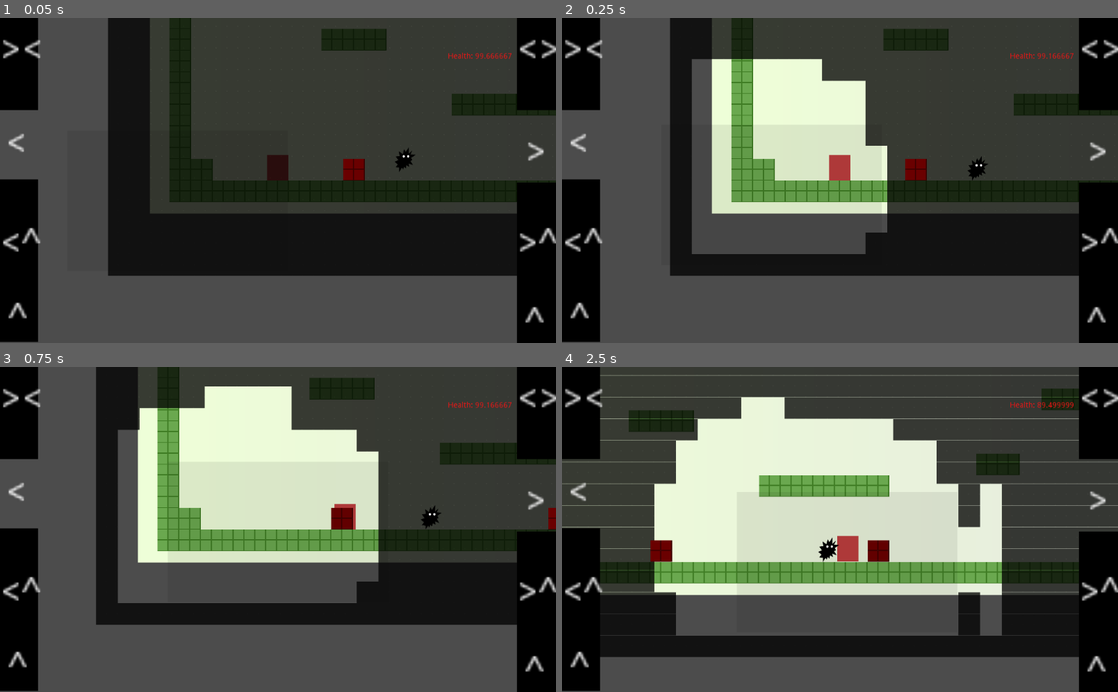
Above: before the commit, frames 1-4 (two rows, left to right).
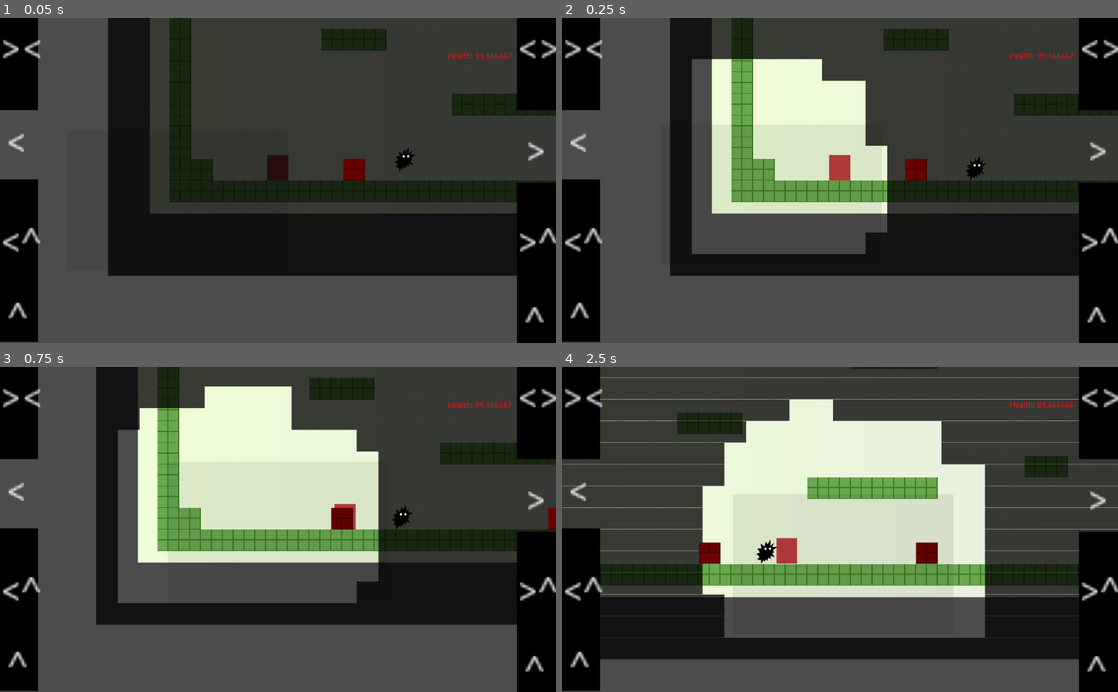
Above: after the commit, the same moments.

Repository: glitchcore/comfort
Game: Godot game, scene res://Scenes/BaseLevel.tscn
Two runs of this game, one before a commit and one after it. Both use one fixed random seed, a clock stepped at 60 frames per second and the inputs below.
Inputs:
- Up to frame 1 (0.05 s): no input
- Up to frame 2 (0.25 s): no input
- Up to frame 3 (0.75 s): hold Right (ui_right) from 0.53 s (still down)
- Up to frame 4 (2.5 s): tap Space (jump) at 0.77, 1.52 s; release Right (ui_right) at 2.03 s; hold Left (ui_left) from 2.03 s (still down)

Frame 1 is identical in both runs. In frame 2, less than 0.1% of the frame differs, in the area x 72-77%, y 42-50%; in frame 3, 0.3%; in frame 4, 21%, in the area x 0-100%, y 0-90%.

Commit message:
shaking enemy

Diff:
--- a/Actors/Enemy.gd
+++ b/Actors/Enemy.gd
@@ -9,6 +9,9 @@
 
 # Called every frame. 'delta' is the elapsed time since the previous frame.
 func _process(_delta: float) -> void:
+	if is_on_wall():
+		direction *= -1
+
 	var _velocity = move_and_slide(Vector2(
 		speed * direction,
 		gravity
